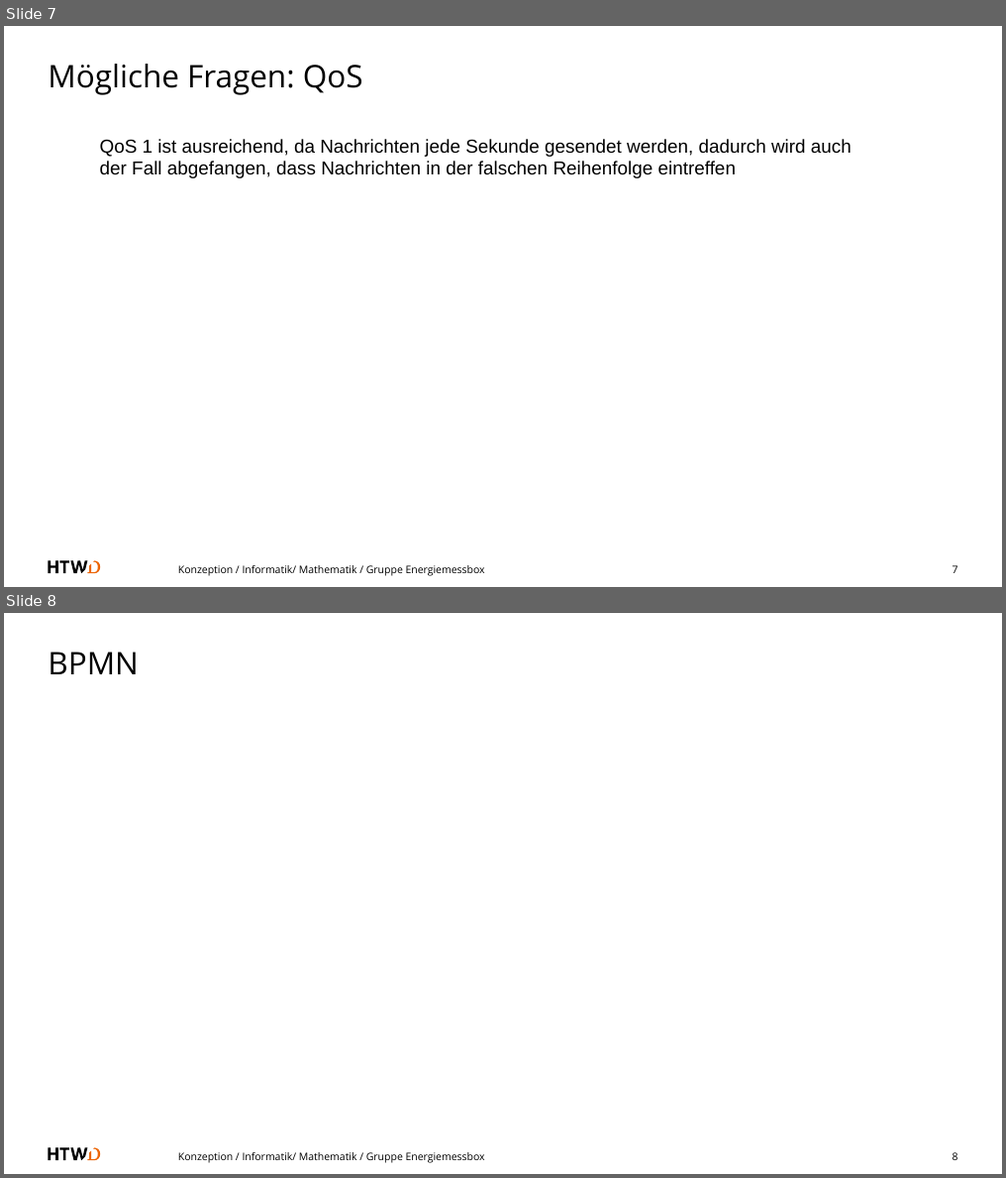
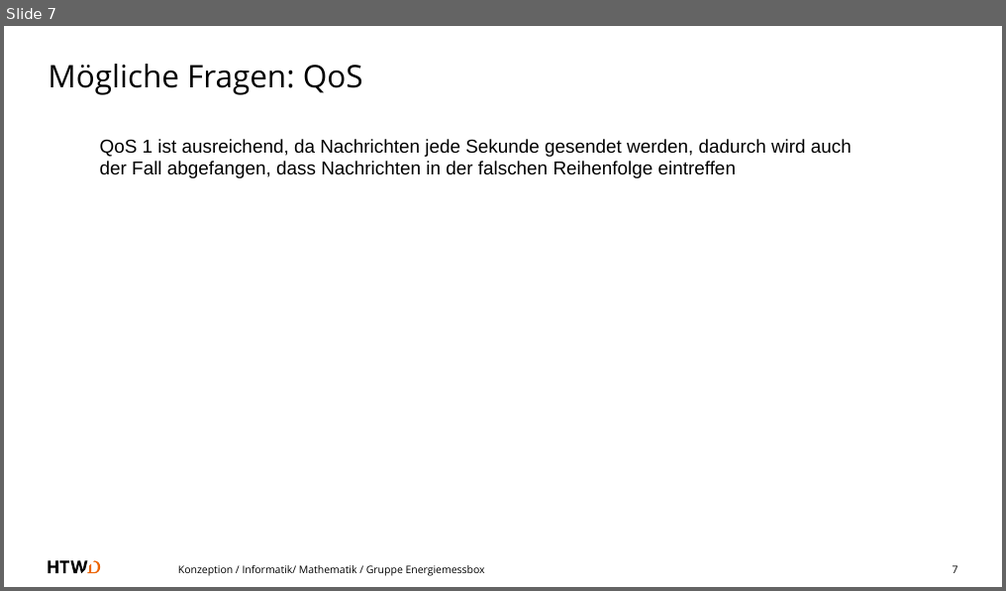
Before and after one commit to a-schulz/bpa-energiemessbox, a slide deck: praesentation.odp. Shown one above the other, each under a label of ours: slides 7 and 8 before the commit, slide 7 after it. The pictures are 1006x1178 and 1006x591 pixels, drawn with LibreOffice and Linux fonts; fonts in the diff are those of the drawing. Boxes give left, top, right and bottom in pixels: in the first picture for what was removed or moved away, otherwise in the second. Text is boxed around its words. In the diff, an @@ line names an element or a change of style, - is before the commit and + after.

```diff
--- a/praesentation.odp
+++ b/praesentation.odp
@@ slide 8 removed at box(4, 613, 1002, 1174), background #FFFFFF; not listed: 2 template elements that a slide beside it also shows @@
@@ title removed at box(48, 652, 138, 674) @@
-BPMN
@@ text removed at box(178, 1153, 485, 1163) @@
-Konzeption / Informatik/ Mathematik / Gruppe Energiemessbox
@@ page number removed at box(952, 1153, 958, 1160) @@
-8
```
Also in this commit, not shown: 11 slides changed, 1 other file.
